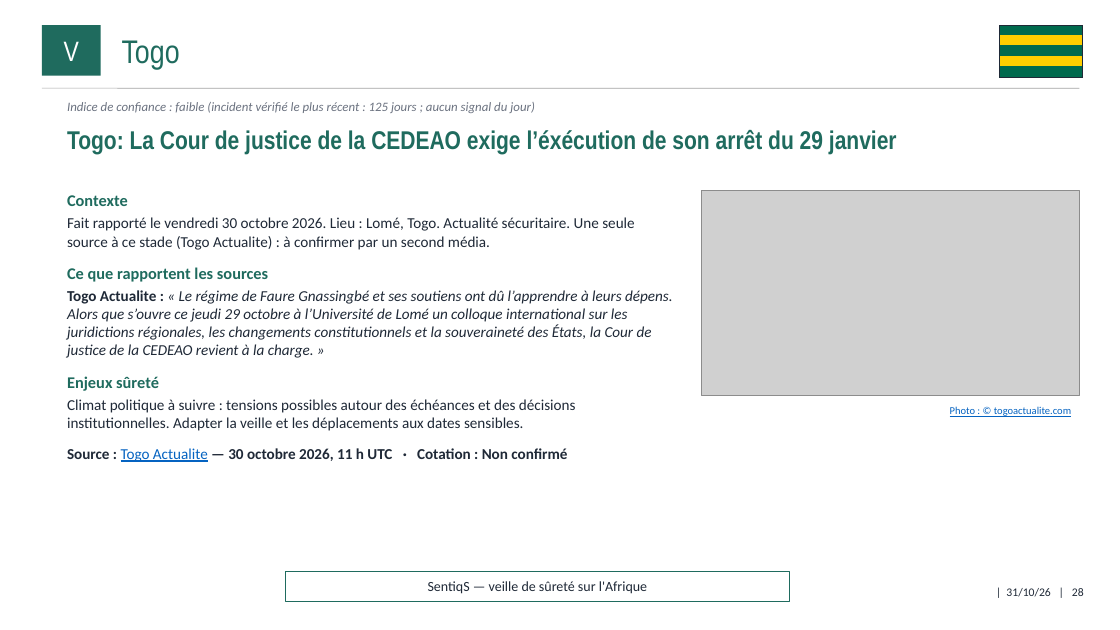
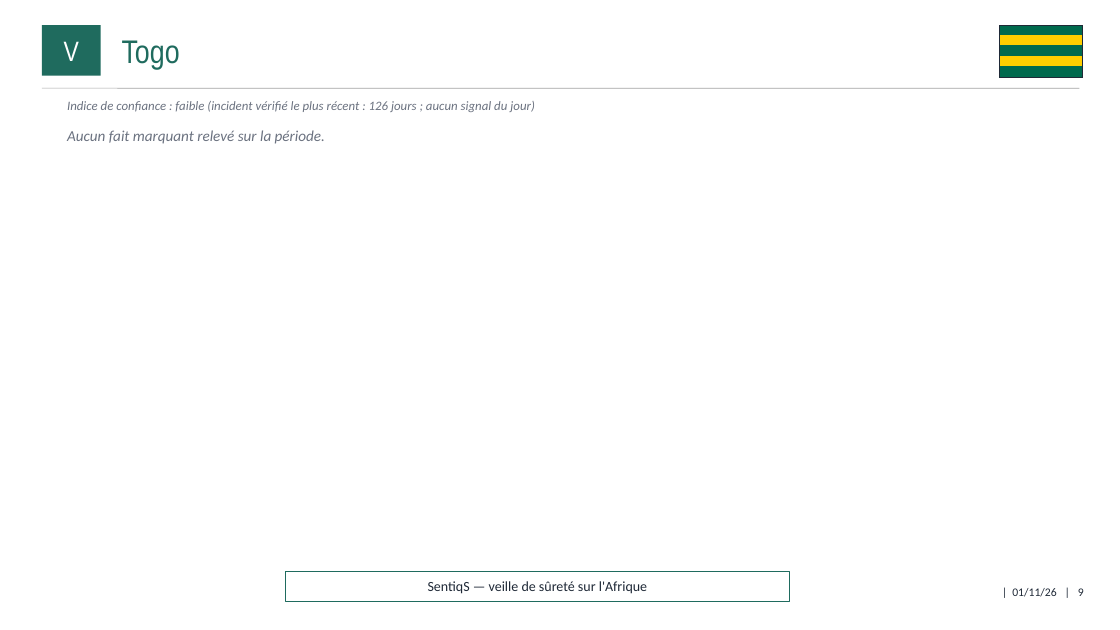
Before and after one commit to ytl1-ops/SentiqS, a slide deck: slide 9 of web/rapports/mensuel/dernier.pptx (slide 28 before the commit). Drawn at 1120x630 pixels with LibreOffice and Linux fonts; fonts in the diff are those of the drawing; grey boxes stand for pictures. Boxes give left, top, right and bottom in pixels: in the first picture for what was removed or moved away, otherwise in the second. Text is boxed around its words. In the diff, an @@ line names an element or a change of style, - is before the commit and + after.

```diff
--- a/web/rapports/mensuel/dernier.pptx
+++ b/web/rapports/mensuel/dernier.pptx
@@ text at (x1=67, y1=101, x2=535, y2=112): text changed @@
-Indice de confiance : faible (incident vérifié le plus récent : 125 jours ; aucun signal du jour)
+Indice de confiance : faible (incident vérifié le plus récent : 126 jours ; aucun signal du jour)
@@ text at (x1=67, y1=130, x2=325, y2=144): text changed; size 22 to 13 pt; font Arial Narrow to Calibri; text colour #1F6B5E to #6B7280; bold off; italic on @@
-Togo: La Cour de justice de la CEDEAO exige l’éxécution de son arrêt du 29 janvier
+Aucun fait marquant relevé sur la période.
@@ text removed at (x1=67, y1=195, x2=672, y2=462) @@
-Contexte
-Fait rapporté le vendredi 30 octobre 2026. Lieu : Lomé, Togo. Actualité sécuritaire. Une seule source à ce stade (Togo Actualite) : à confirmer par un second média.
-Ce que rapportent les sources
-Togo Actualite : « Le régime de Faure Gnassingbé et ses soutiens ont dû l’apprendre à leurs dépens. Alors que s’ouvre ce jeudi 29 octobre à l’Université de Lomé un colloque international sur les juridictions régionales, les changements constitutionnels et la souveraineté des États, la Cour de justice de la CEDEAO revient à la charge. »
-Enjeux sûreté
-Climat politique à suivre : tensions possibles autour des échéances et des décisions institutionnelles. Adapter la veille et les déplacements aux dates sensibles.
-Source : Togo Actualite — 30 octobre 2026, 11 h UTC · Cotation : Non confirmé
@@ picture removed at (x1=702, y1=191, x2=1080, y2=396) @@
@@ text removed at (x1=950, y1=406, x2=1071, y2=417) @@
-Photo : © togoactualite.com
@@ text at (x1=1012, y1=588, x2=1084, y2=597): text changed @@
-| 31/10/26 | 28
+| 01/11/26 | 9
```
Also in this commit, not shown: 13 other slides changed, 28 slides removed, 14 other files.
